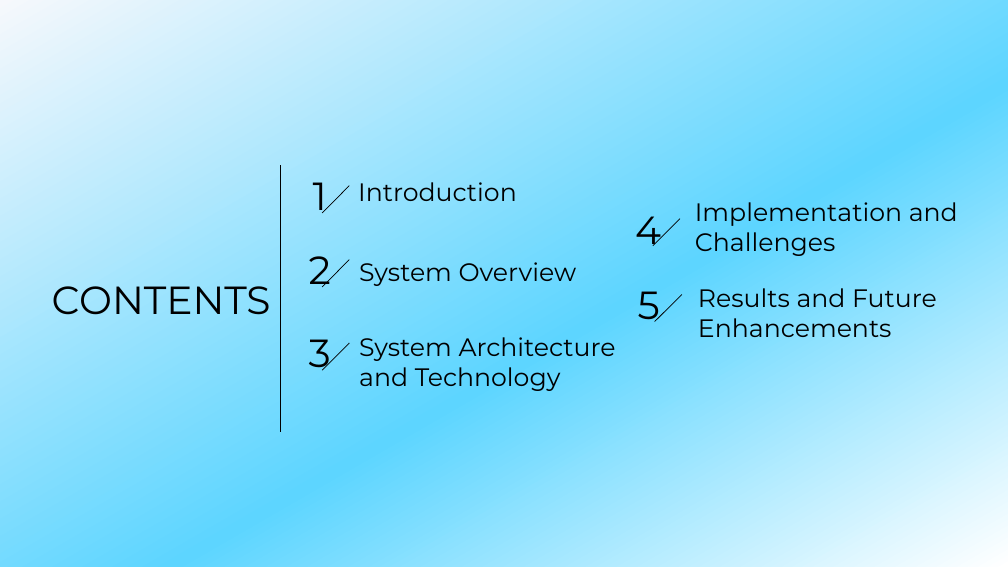
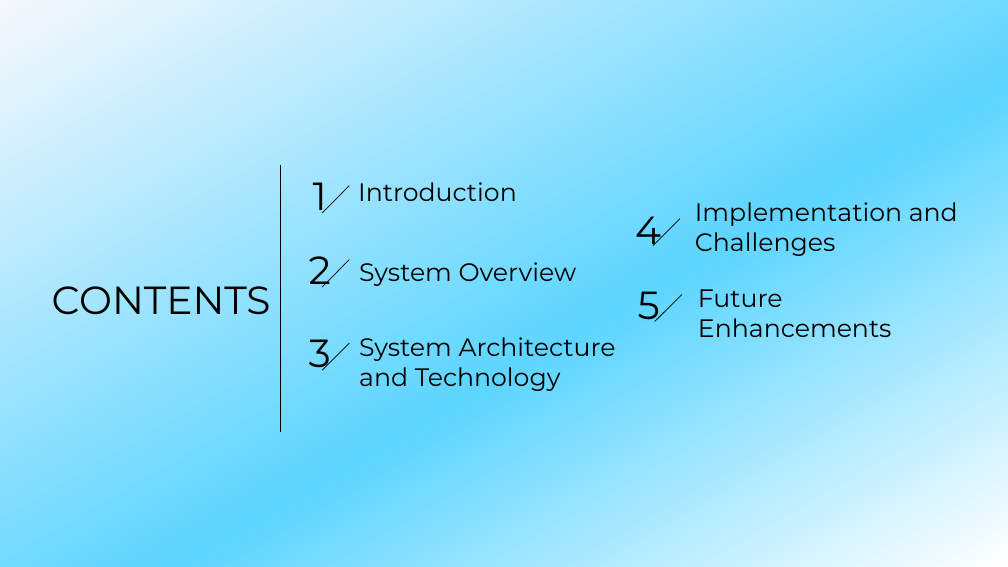
Before and after one commit to MediBooki/Documetion-files, a slide deck: slide 2 of Presentation/Presentation.pptx. Drawn at 1008x567 pixels with LibreOffice and Linux fonts; fonts in the diff are those of the drawing. Boxes give left, top, right and bottom in pixels: in the first picture for what was removed or moved away, otherwise in the second. Text is boxed around its words. In the diff, an @@ line names an element or a change of style, - is before the commit and + after.

```diff
--- a/Presentation/Presentation.pptx
+++ b/Presentation/Presentation.pptx
@@ text at (698,289,892,337): text changed @@
-Results and Future Enhancements
+Future Enhancements
```
Also in this commit, not shown: 4 other slides changed, 5 slides added, 2 slides removed, 1 other file.
